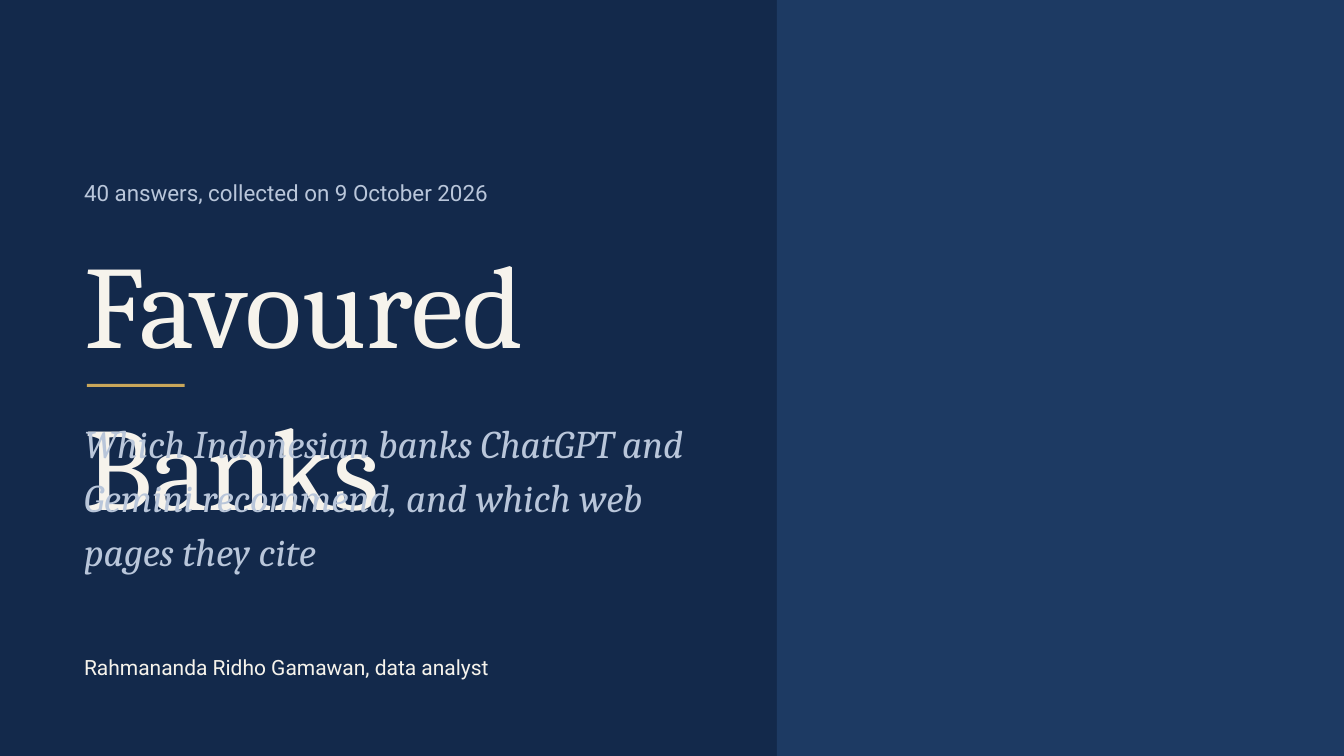
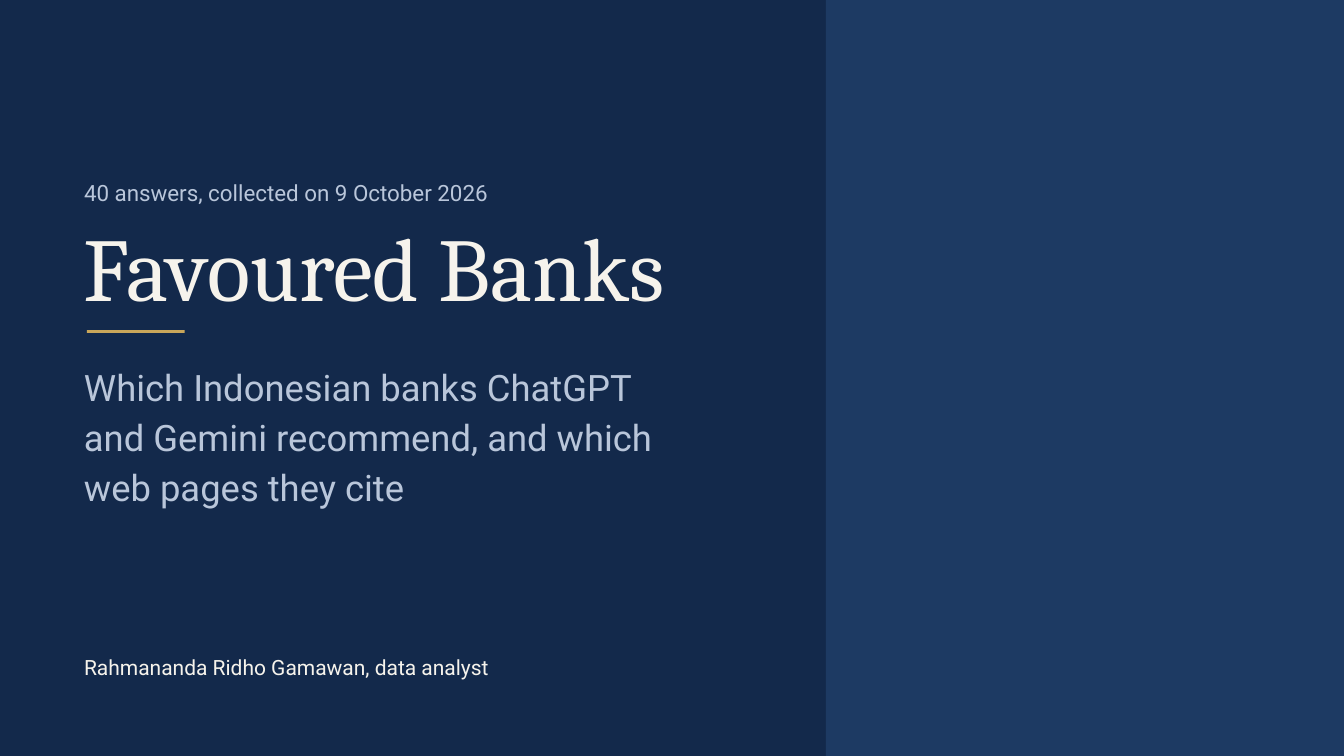
Before and after one commit to rgmwnn/geo-bank-visibility, a slide deck: slide 1 of deck/mockups/out/mockups.pptx. Drawn at 1344x756 pixels with LibreOffice and Linux fonts; fonts in the diff are those of the drawing. Boxes give left, top, right and bottom in pixels: in the first picture for what was removed or moved away, otherwise in the second. Text is boxed around its words. In the diff, an @@ line names an element or a change of style, - is before the commit and + after.

```diff
--- a/deck/mockups/out/mockups.pptx
+++ b/deck/mockups/out/mockups.pptx
@@ rectangle: place and size @@
-rectangle at (777, 0, 1344, 756)
+rectangle at (826, 0, 1344, 756)
@@ text "Favoured Banks": place and size @@
-text "Favoured Banks" at (84, 266, 524, 513)
+text "Favoured Banks" at (84, 238, 664, 302)
@@ text "Favoured Banks" at (84, 238, 664, 302): size 84 to 64 pt @@
@@ text "Which Indonesian banks ChatGPT and ...": place and size @@
-text "Which Indonesian banks ChatGPT and ..." at (84, 428, 683, 575)
+text "Which Indonesian banks ChatGPT and ..." at (84, 373, 652, 509)
@@ text "Which Indonesian banks ChatGPT and ..." at (84, 373, 652, 509): size 28 to 26 pt, font Cambria to Roboto, italic off @@
@@ rectangle: place and size @@
-rectangle at (87, 384, 185, 387)
+rectangle at (87, 331, 185, 334)
```
Also in this commit, not shown: 3 other slides changed, 1 other file.
